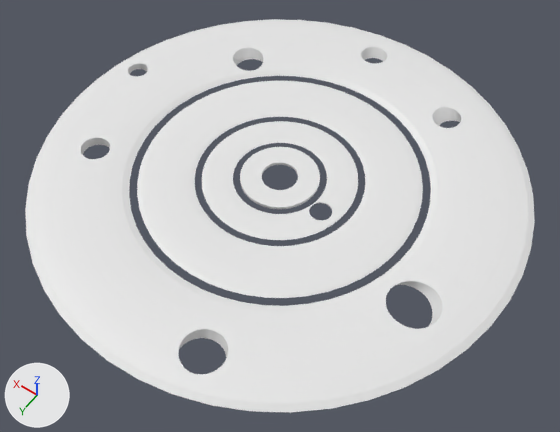
What one commit did to the Blender file My project/Assets/Basket.blend.
The view is the same before and after, from a 50 mm lens placed at (-1.48, 2.08, 2.95), pointed at (-0.09, 0.12, -0.12). The lights are fixed; the arrows at lower left show +X, +Y and +Z.
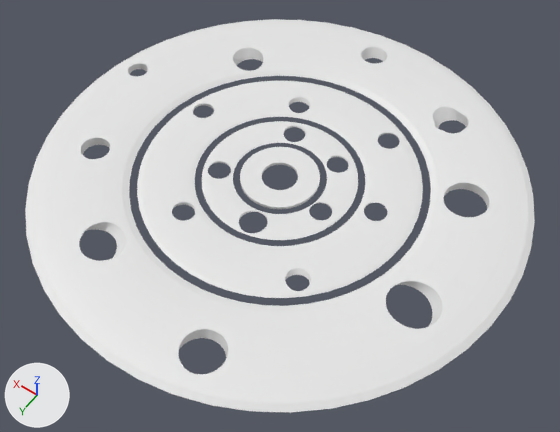
Boxes [x1, y1, x2, y2] around the edits, measured in the pictures (560 x 432 px):
part 1 of me_torus_001, built on: [419, 92, 509, 238] in both
part 2 of me_torus_001, built on: [52, 211, 148, 281] in both
part 3 of me_torus_002, built on: [187, 88, 321, 127] in both
part 4 of me_torus_002, built on: before [356, 124, 408, 228]; after [356, 124, 408, 236]
part 5 of me_torus_002, built on: before [168, 197, 201, 223]; after [154, 197, 208, 233]
part 6 of me_torus_002, built on: [284, 254, 325, 294] in both
part 7 of me_torus_003, built on: [230, 205, 275, 237] in both
part 8 of me_torus_003, built on: [278, 123, 311, 145] in both
part 9 of me_torus_003, built on: before [204, 157, 234, 179]; after [204, 157, 234, 185]
part 10 of me_torus_003, built on: [321, 149, 354, 175] in both

What the commit changed:
me_torus_001 is used by ob_torus_001; location (0.0, 0.0, 0.0); scale (1.0, 1.0, 0.11).
me_torus_001 had 1286 vertices, 1102 faces and spanned x -1.25..1.25, y -1.25..1.25, z -0.25..0.25.
me_torus_001 now has 1492 vertices, 1211 faces and spans x -1.25..1.25, y -1.25..1.25, z -0.25..0.25.
me_torus_001 part 1: 36 vertices moved from x -0.63..-0.41, y -0.9..-0.76, z -0.25..0.25 to x -0.62..-0.41, y -0.9..-0.74, z -0.25..0.25; 22 vertices removed from x -0.92..-0.41, y -0.9..-0.33, z -0.25..0.25; 122 vertices added at x -0.94..-0.41, y -0.9..-0.28, z -0.25..0.25.
me_torus_001 part 2: 6 vertices removed from x 0.33..0.5, y 0.76..0.92, z -0.25..0.25; 112 vertices added at x 0.32..0.59, y 0.71..0.98, z -0.25..0.25.
me_torus_002 is used by ob_torus_002; location (0.0, 0.0, 0.0); scale (0.569, 0.569, 0.0411).
me_torus_002 had 576 vertices, 576 faces and spanned x -1.25..1.25, y -1.25..1.25, z -0.25..0.25.
me_torus_002 now has 1197 vertices, 1065 faces and spans x -1.25..1.25, y -1.25..1.25, z -0.25..0.25.
me_torus_002 part 3: 8 vertices removed from x 0.33..1.09, y -0.92..-0.26, z -0.25..0.25; 217 vertices added at x 0.25..1.16, y -0.94..-0.14, z -0.25..0.25.
me_torus_002 part 4: 8 vertices removed from x -0.87..-0.5, y -0.97..-0.11, z -0.25..0.25; 214 vertices added at x -0.99..-0.45, y -1.04..-0.04, z -0.25..0.25.
me_torus_002 part 5: 3 vertices removed from x 0.44..0.5, y 0.76..0.87, z -0.25..0.22; 108 vertices added at x 0.33..0.55, y 0.7..0.92, z -0.25..0.25.
me_torus_002 part 6: 4 vertices removed from x -0.8..-0.68, y 0.71..0.89, z -0.22..0.25; 105 vertices added at x -0.86..-0.64, y 0.7..0.93, z -0.24..0.25.
me_torus_003 is used by ob_torus_003; location (0.0, 0.0, 0.0); scale (0.313, 0.314, 0.0178).
me_torus_003 had 684 vertices, 635 faces and spanned x -1.25..1.25, y -1.25..1.25, z -0.25..0.25.
me_torus_003 now has 1099 vertices, 1037 faces and spans x -1.25..1.25, y -1.25..1.25, z -0.25..0.25.
me_torus_003 part 7: 21 vertices removed from x -0.38..0.0, y 0.76..1.18, z -0.25..0.25; 124 vertices added at x -0.43..0.03, y 0.75..1.21, z -0.25..0.25.
me_torus_003 part 8: 15 vertices removed from x 0.23..0.5, y -1.04..-0.72, z -0.25..0.25; 121 vertices added at x 0.16..0.54, y -1.09..-0.71, z -0.25..0.25.
me_torus_003 part 9: 2 vertices moved from x 0.92, y 0.38, z -0.25..0.25 to x 0.96, y 0.28..0.29, z -0.25..0.25; 11 vertices removed from x 0.76..1.04, y 0.33..0.61, z -0.25..0.25; 117 vertices added at x 0.69..1.07, y 0.26..0.65, z -0.25..0.25.
me_torus_003 part 10: 2 vertices moved from x -0.61..-0.53, y -0.79..-0.69, z 0.22..0.25 to x -0.5..-0.48, y -0.63..-0.61, z 0.13; 13 vertices removed from x -0.71..-0.44, y -0.89..-0.62, z -0.25..0.25; 113 vertices added at x -0.8..-0.42, y -0.94..-0.56, z -0.25..0.25.
